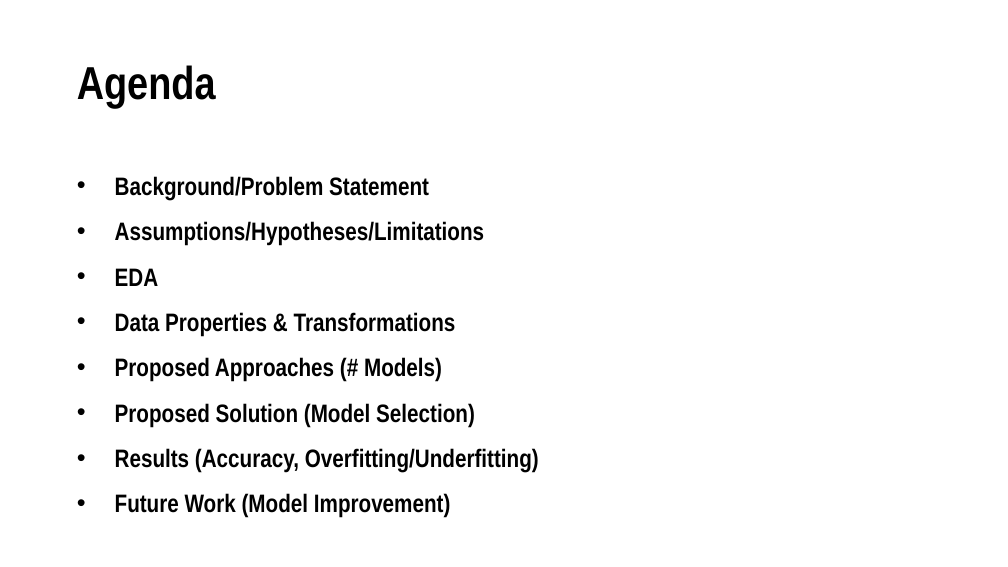
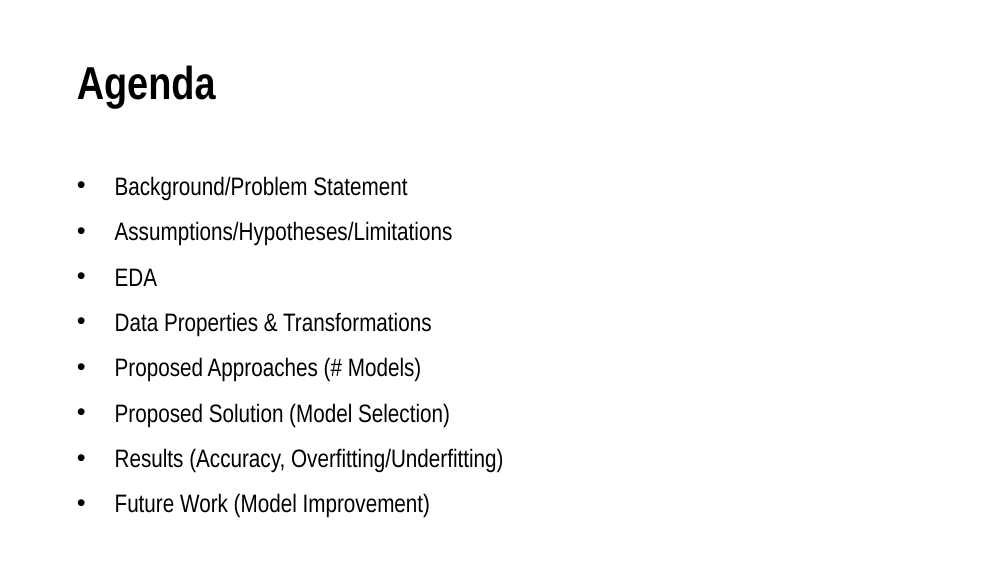
Before and after one commit to OleksiyAnokhin/MSCA-31009-Machine-Learning-Predictive-Analytics-Team-Project, a slide deck: slide 2 of Presentation/The REAL Moneyball.pptx. Drawn at 1008x567 pixels with LibreOffice and Linux fonts; fonts in the diff are those of the drawing. Boxes give left, top, right and bottom in pixels: in the first picture for what was removed or moved away, otherwise in the second. Text is boxed around its words. In the diff, an @@ line names an element or a change of style, - is before the commit and + after.

```diff
--- a/Presentation/The REAL Moneyball.pptx
+++ b/Presentation/The REAL Moneyball.pptx
@@ text "Background/Problem Statement" at box(115, 176, 503, 518): bold off @@
```
Also in this commit, not shown: 3 other slides changed, 2 slides added, 1 other file.
